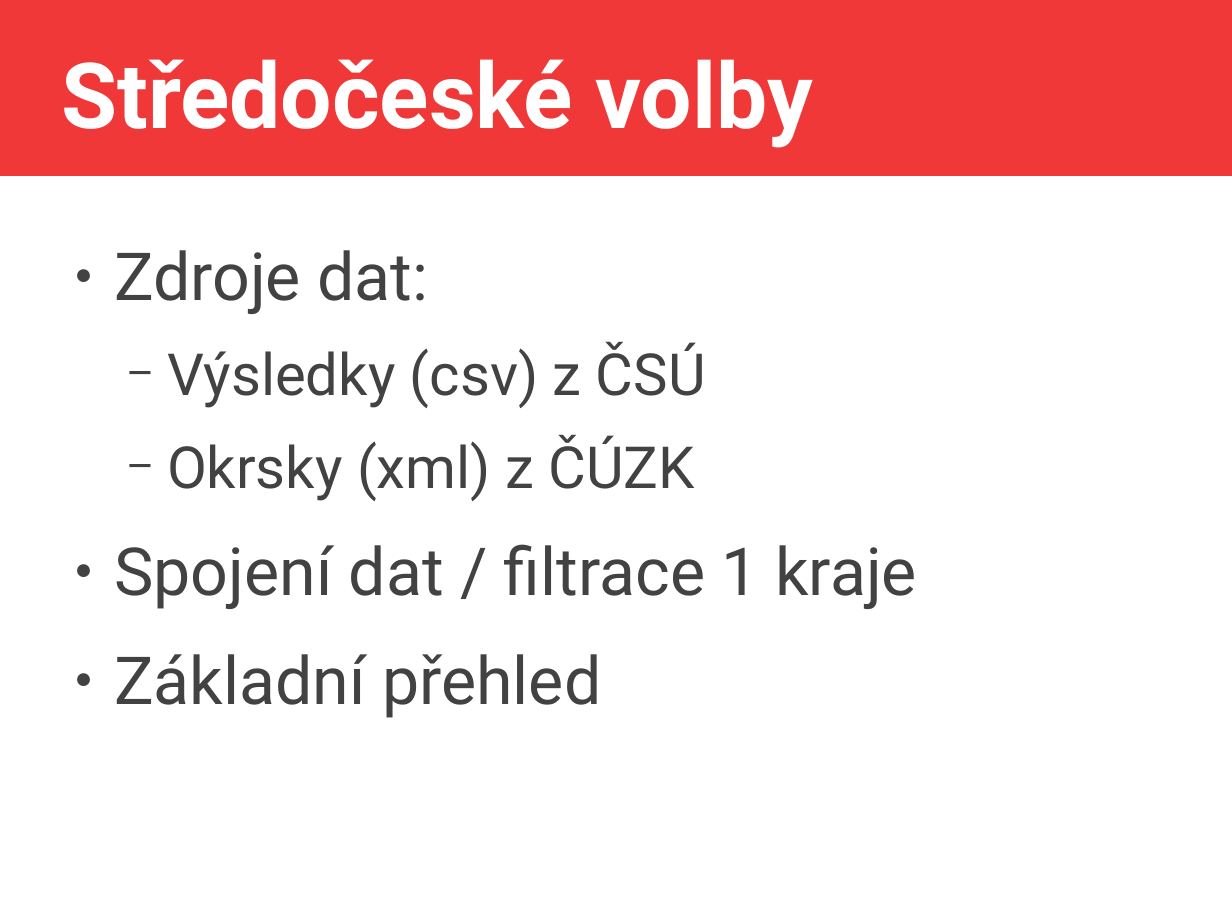
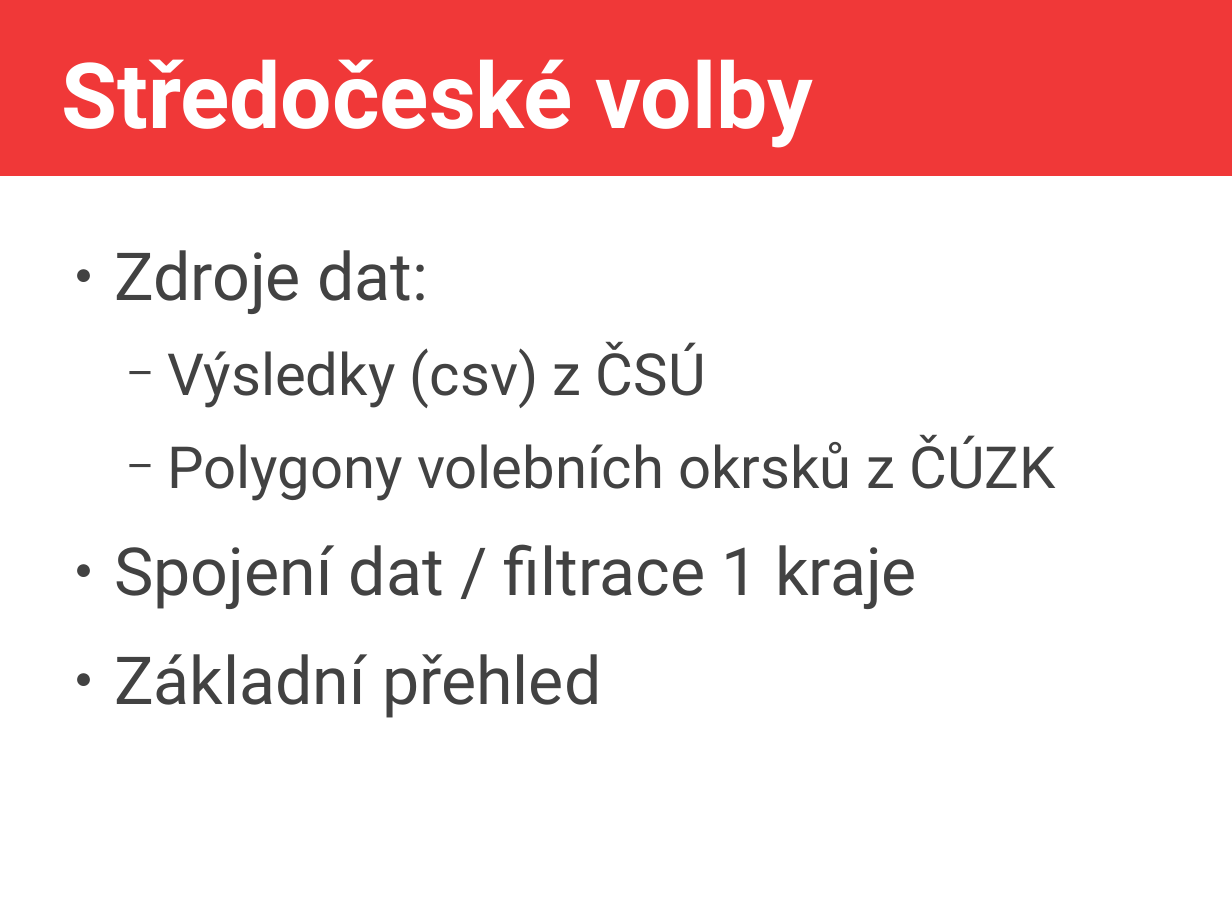
Before and after one commit to jlacko/4EK418, a slide deck: slide 5 of prez/4 -advanced calculations.odp (slide 3 before the commit). Drawn at 1232x924 pixels with LibreOffice and Linux fonts; fonts in the diff are those of the drawing. Boxes give left, top, right and bottom in pixels: in the first picture for what was removed or moved away, otherwise in the second. Text is boxed around its words. In the diff, an @@ line names an element or a change of style, - is before the commit and + after.

```diff
--- a/prez/4 -advanced calculations.odp
+++ b/prez/4 -advanced calculations.odp
@@ text at [167, 435, 1056, 501]: text changed @@
-  − Okrsky (xml) z ČÚZK
+  − Polygony volebních okrsků z ČÚZK
```
Also in this commit, not shown: 2 other slides changed, 1 slide added, 3 other files.
